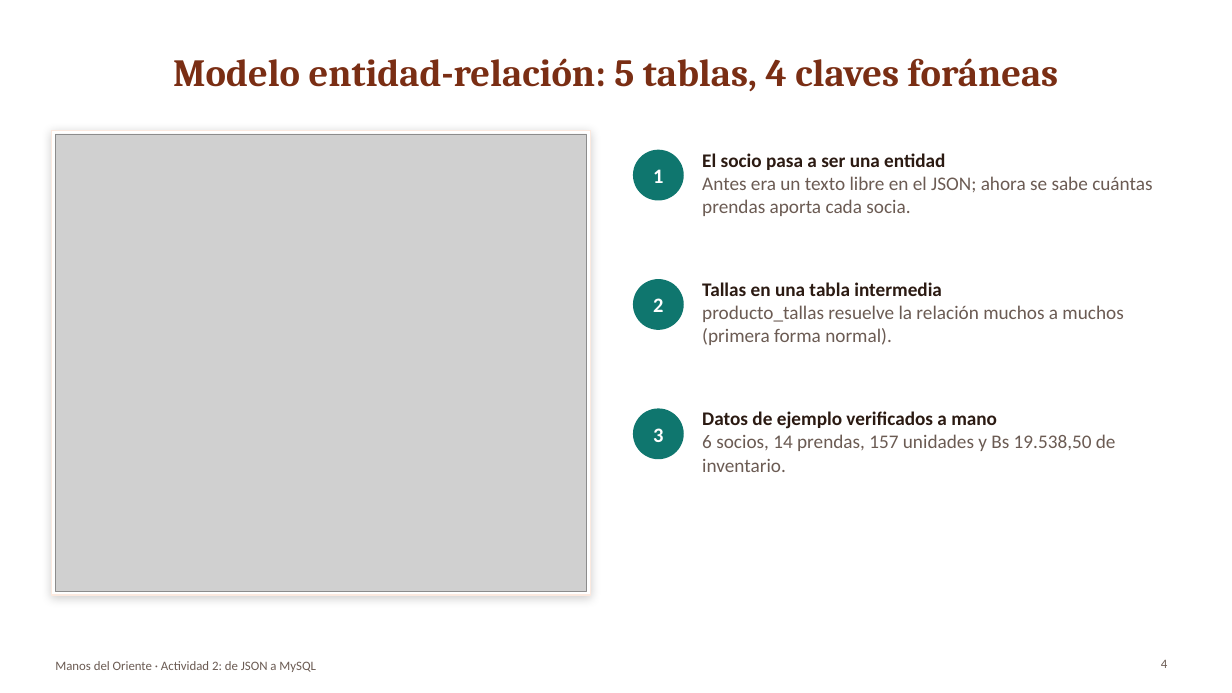
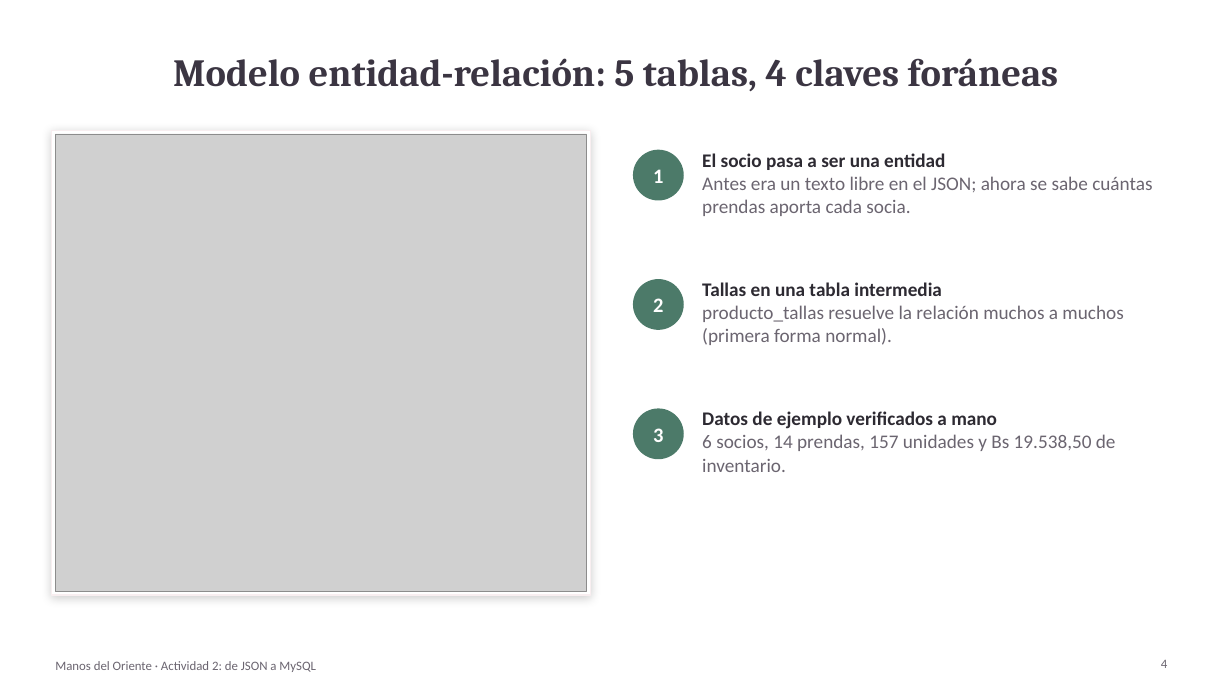
Before and after one commit to TecnologiaWeb2/Tecnologiaweb2, a slide deck: slide 4 of docs/actividad-02/Presentacion_Actividad02.pptx. Drawn at 1232x693 pixels with LibreOffice and Linux fonts; fonts in the diff are those of the drawing; grey boxes stand for pictures. Boxes give left, top, right and bottom in pixels: in the first picture for what was removed or moved away, otherwise in the second. Text is boxed around its words. In the diff, an @@ line names an element or a change of style, - is before the commit and + after.

```diff
--- a/docs/actividad-02/Presentacion_Actividad02.pptx
+++ b/docs/actividad-02/Presentacion_Actividad02.pptx
@@ title "Modelo entidad-relación: 5 tablas, 4 ..." at (173,58,1059,91): text colour #7A2E14 to #3B3542 @@
@@ rectangle at (52,130,591,595): outline #FBE9DF 1 pt to #F8EEF0 1 pt @@
@@ text "El socio pasa a ser ..." at (702,153,1152,216): text colour #2B1A12 to #2D2A32 in "El socio pasa a ser una entidad"; text colour #6B5B53 to #6B6570 in "Antes era un texto libre en el ..." @@
@@ text "Tallas en una tabla intermedia" at (702,282,1123,345): text colour #2B1A12 to #2D2A32 in "Tallas en una tabla intermedia"; text colour #6B5B53 to #6B6570 in "producto_tallas resuelve la relación muchos a muchos ..." @@
@@ fill #0F766E to #4C7A69 in 3 elements at (633,150,684,201), (633,279,684,330), (633,409,684,459) @@
@@ text "Datos de ejemplo verificados a ..." at (702,411,1116,472): text colour #2B1A12 to #2D2A32 in "Datos de ejemplo verificados a mano"; text colour #6B5B53 to #6B6570 in "6 socios, 14 prendas, 157 unidades y ..." @@
@@ text "Manos del Oriente · Actividad ..." at (55,661,316,672): text colour #6B5B53 to #6B6570 @@
@@ page number at (1161,660,1167,668): text colour #6B5B53 to #6B6570 @@
```
Also in this commit, not shown: 12 other slides changed, 1 slide added, 12 other files.
